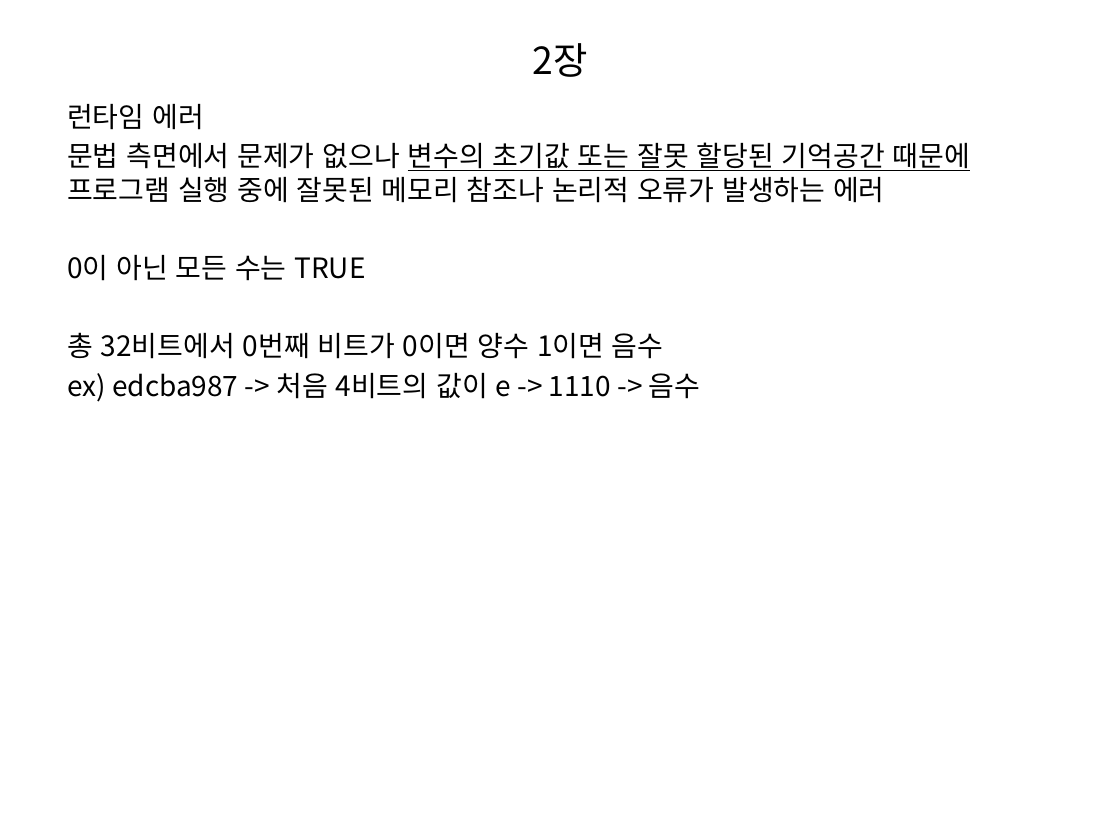
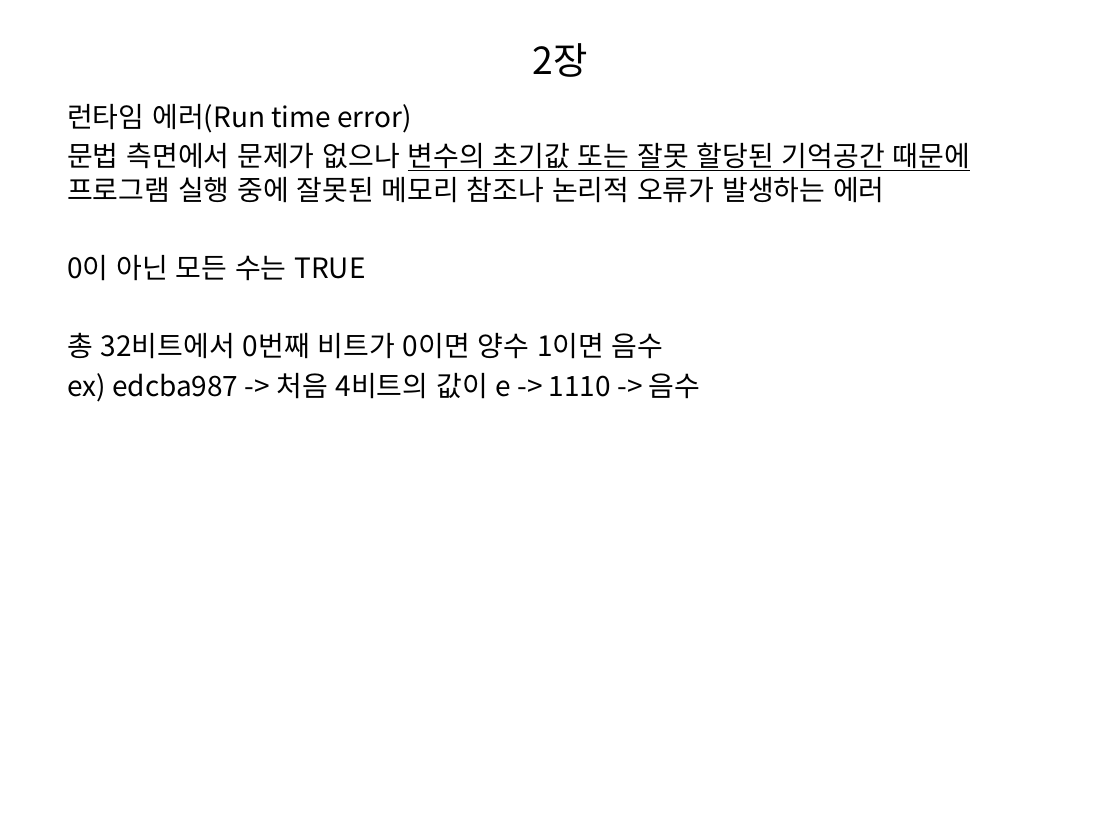
Before and after one commit to ssosee/C-study, a slide deck: slide 4 of C++ STUDY.pptx. Drawn at 1120x840 pixels with LibreOffice and Linux fonts; fonts in the diff are those of the drawing. Boxes give left, top, right and bottom in pixels: in the first picture for what was removed or moved away, otherwise in the second. Text is boxed around its words. In the diff, an @@ line names an element or a change of style, - is before the commit and + after.

```diff
--- a/C++ STUDY.pptx
+++ b/C++ STUDY.pptx
@@ text at (x1=67, y1=104, x2=411, y2=133): text changed @@
-런타임 에러
+런타임 에러(Run time error)
```
Also in this commit, not shown: 2 other slides changed, 89 slides added, 1 slide removed.
